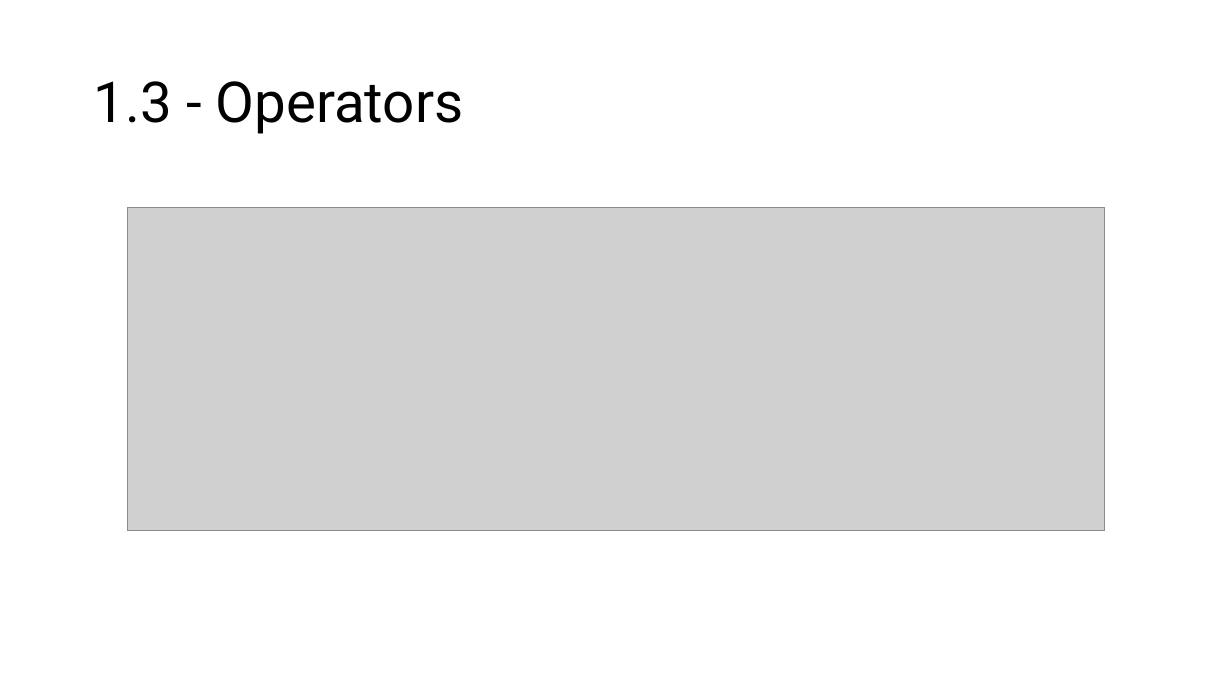
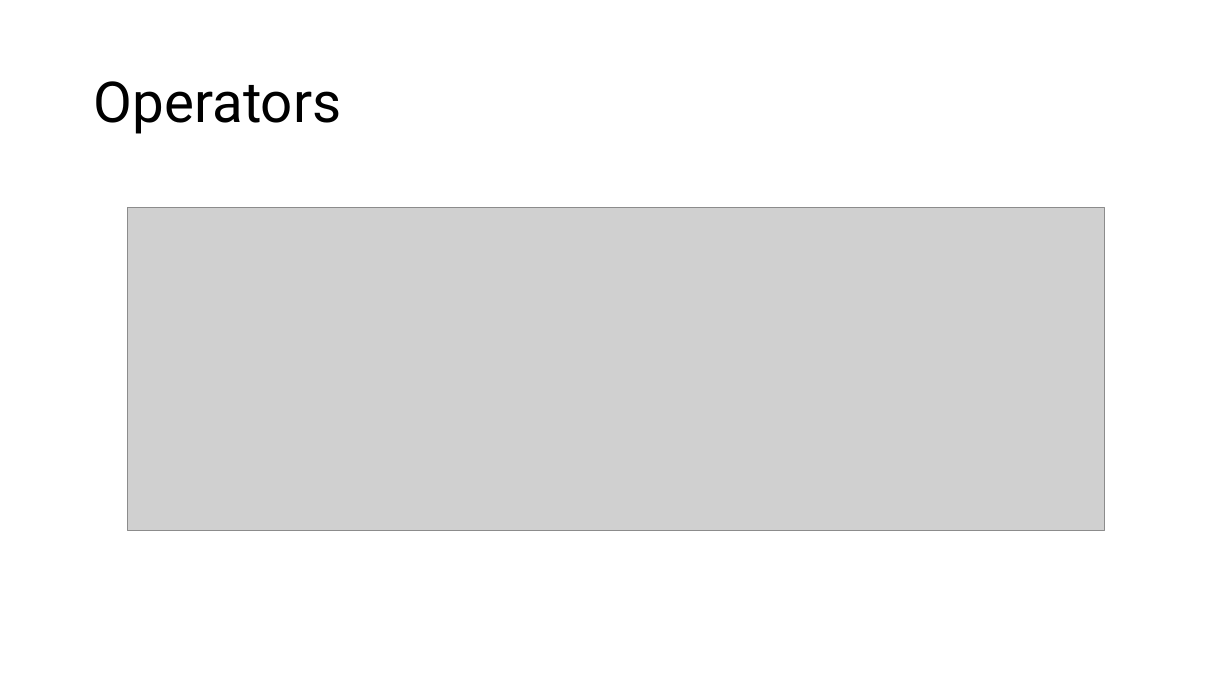
Before and after one commit to Pitt-IshiharaLab/CompBioHA_IntroProgramming2024, a slide deck: slide 8 of IntroProg_1+2.pptx (slide 9 before the commit). Drawn at 1232x693 pixels with LibreOffice and Linux fonts; fonts in the diff are those of the drawing; grey boxes stand for pictures. Boxes give left, top, right and bottom in pixels: in the first picture for what was removed or moved away, otherwise in the second. Text is boxed around its words. In the diff, an @@ line names an element or a change of style, - is before the commit and + after.

```diff
--- a/IntroProg_1+2.pptx
+++ b/IntroProg_1+2.pptx
@@ title at [94, 81, 341, 134]: text changed @@
-1.3 - Operators
+Operators
```
Also in this commit, not shown: 10 other slides changed, 1 slide removed, 6 other files.
